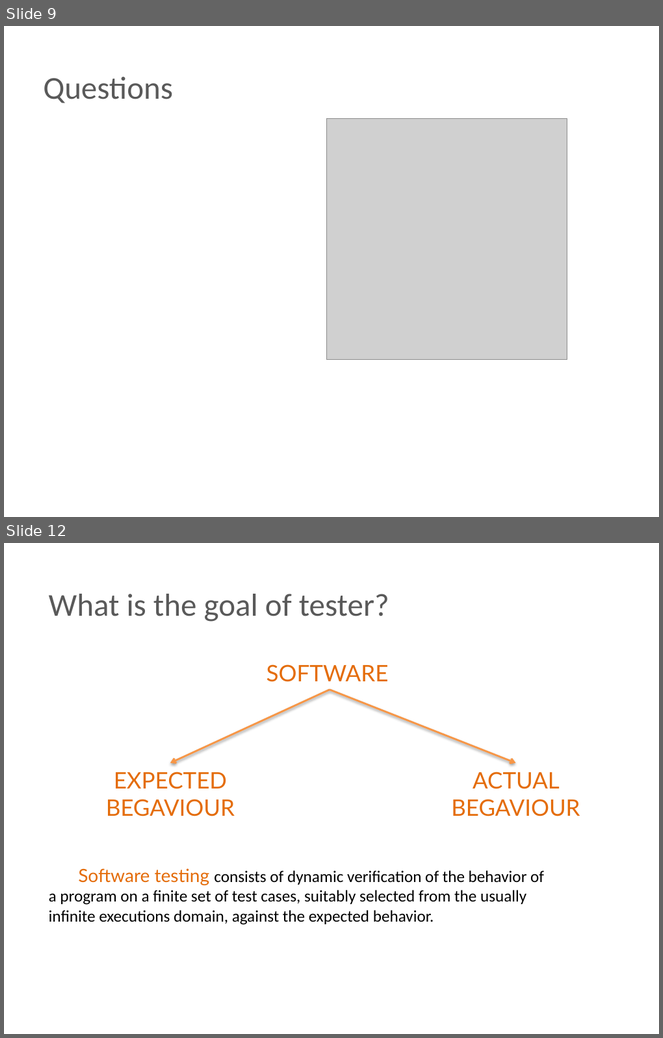
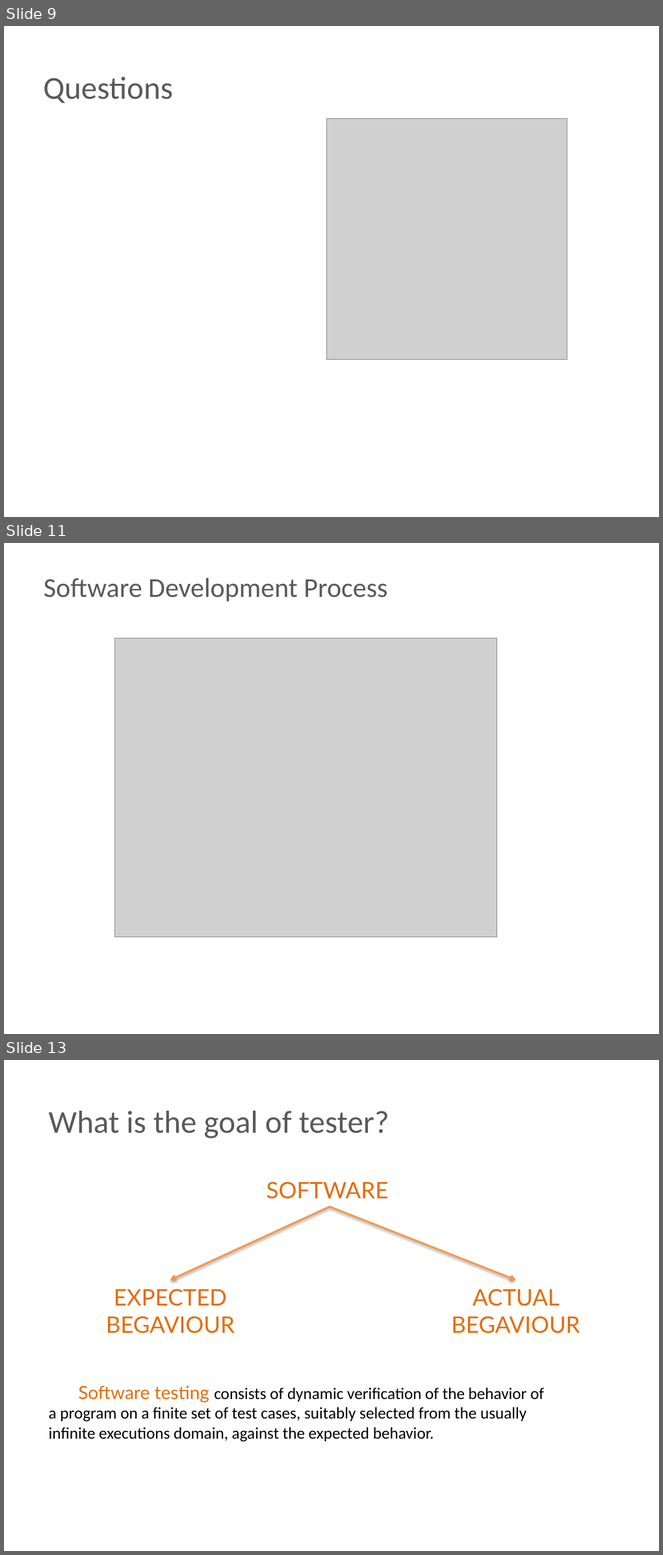
Before and after one commit to BigRacer/swtesting, a slide deck: 0.Introduction_part1/Introduction.pptx. Shown one above the other, each under a label of ours: slides 9 and 12 before the commit, slides 9, 11 and 13 after it; the slides between them are not shown. The pictures are 663x1038 and 663x1555 pixels, drawn with LibreOffice and Linux fonts; fonts in the diff are those of the drawing; grey boxes stand for pictures; background and template pictures are left out. Boxes give left, top, right and bottom in pixels: in the first picture for what was removed or moved away, otherwise in the second. Text is boxed around its words. In the diff, an @@ line names an element or a change of style, - is before the commit and + after.

```diff
--- a/0.Introduction_part1/Introduction.pptx
+++ b/0.Introduction_part1/Introduction.pptx
@@ slide 11 added at (x1=4, y1=543, x2=659, y2=1034), background picture (left out) @@
@@ text added at (x1=44, y1=578, x2=388, y2=601), 30 pt, text #595959 @@
+Software Development Process
@@ picture added at (x1=114, y1=638, x2=497, y2=938) @@
@@ what was slide 12 is now slide 13 @@
```
Also in this commit, not shown: 2 slides changed, 1 other slide added, 1 slide removed, 2 other files.
